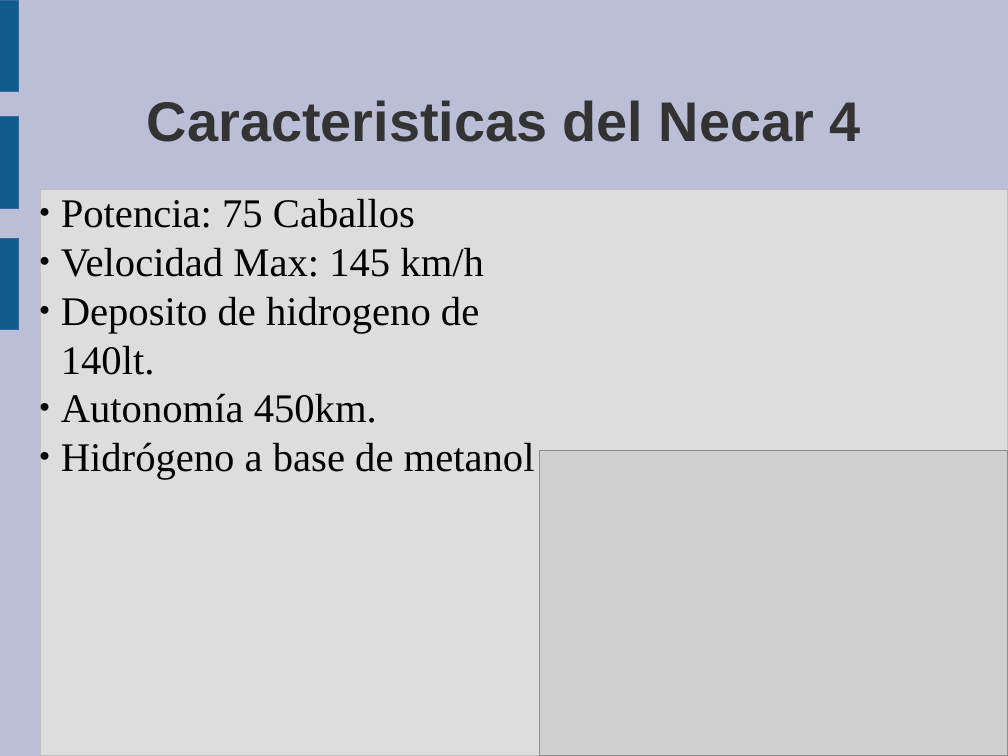
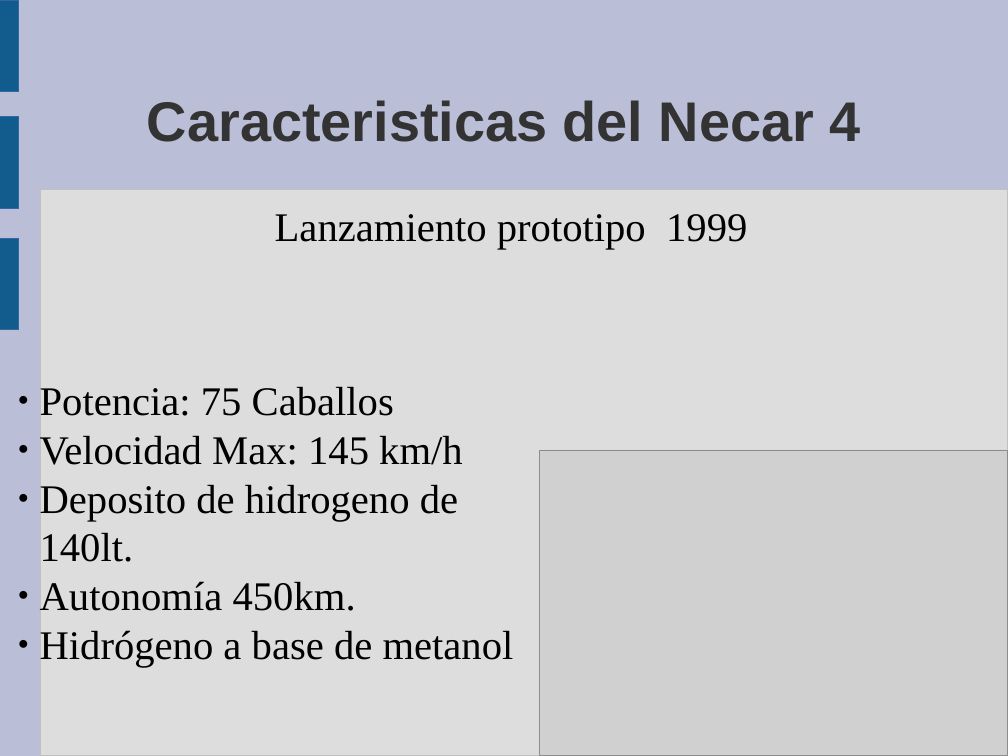
Before and after one commit to guanucoluis/proyecto5r1, a slide deck: slide 10 of Catedras/Tecnologia/MARCO.odp. Drawn at 1008x756 pixels with LibreOffice and Linux fonts; fonts in the diff are those of the drawing; grey boxes stand for pictures. Boxes give left, top, right and bottom in pixels: in the first picture for what was removed or moved away, otherwise in the second. Text is boxed around its words. In the diff, an @@ line names an element or a change of style, - is before the commit and + after.

```diff
--- a/Catedras/Tecnologia/MARCO.odp
+++ b/Catedras/Tecnologia/MARCO.odp
@@ text added at box(275, 214, 747, 249), 32 pt, text #000000 @@
+Lanzamiento prototipo 1999
@@ text "Potencia: 75 Caballos": place and size @@
-text "Potencia: 75 Caballos" at box(61, 198, 535, 479)
+text "Potencia: 75 Caballos" at box(40, 386, 514, 667)
```
Also in this commit, not shown: 13 other slides changed, 1 other file.
